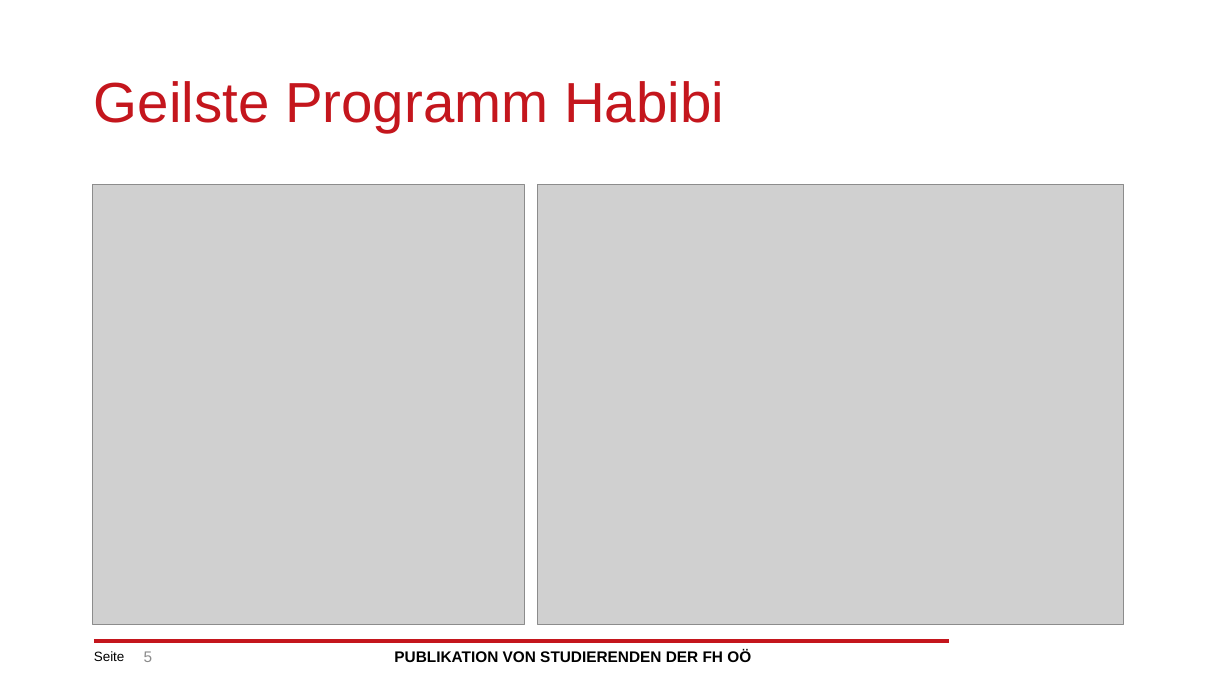
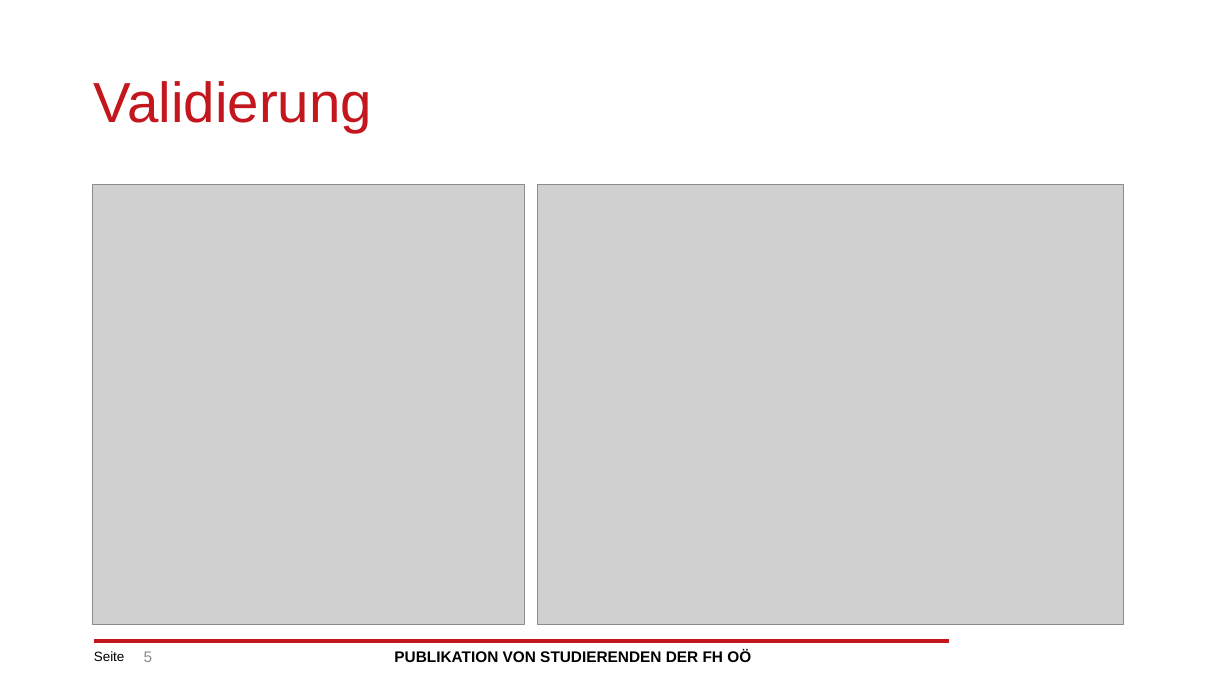
Before and after one commit to rob-nil/PendulumPainter, a slide deck: slide 5 of VIS3UE_Pendulum-Painter_Praesentation.pptx. Drawn at 1232x693 pixels with LibreOffice and Linux fonts; fonts in the diff are those of the drawing; grey boxes stand for pictures; background and template pictures are left out. Boxes give left, top, right and bottom in pixels: in the first picture for what was removed or moved away, otherwise in the second. Text is boxed around its words. In the diff, an @@ line names an element or a change of style, - is before the commit and + after.

```diff
--- a/VIS3UE_Pendulum-Painter_Praesentation.pptx
+++ b/VIS3UE_Pendulum-Painter_Praesentation.pptx
@@ title at <box>94,81,372,132</box>: text changed @@
-Geilste Programm Habibi
+Validierung
```
Also in this commit, not shown: 1 other slide changed, 4 other files.
